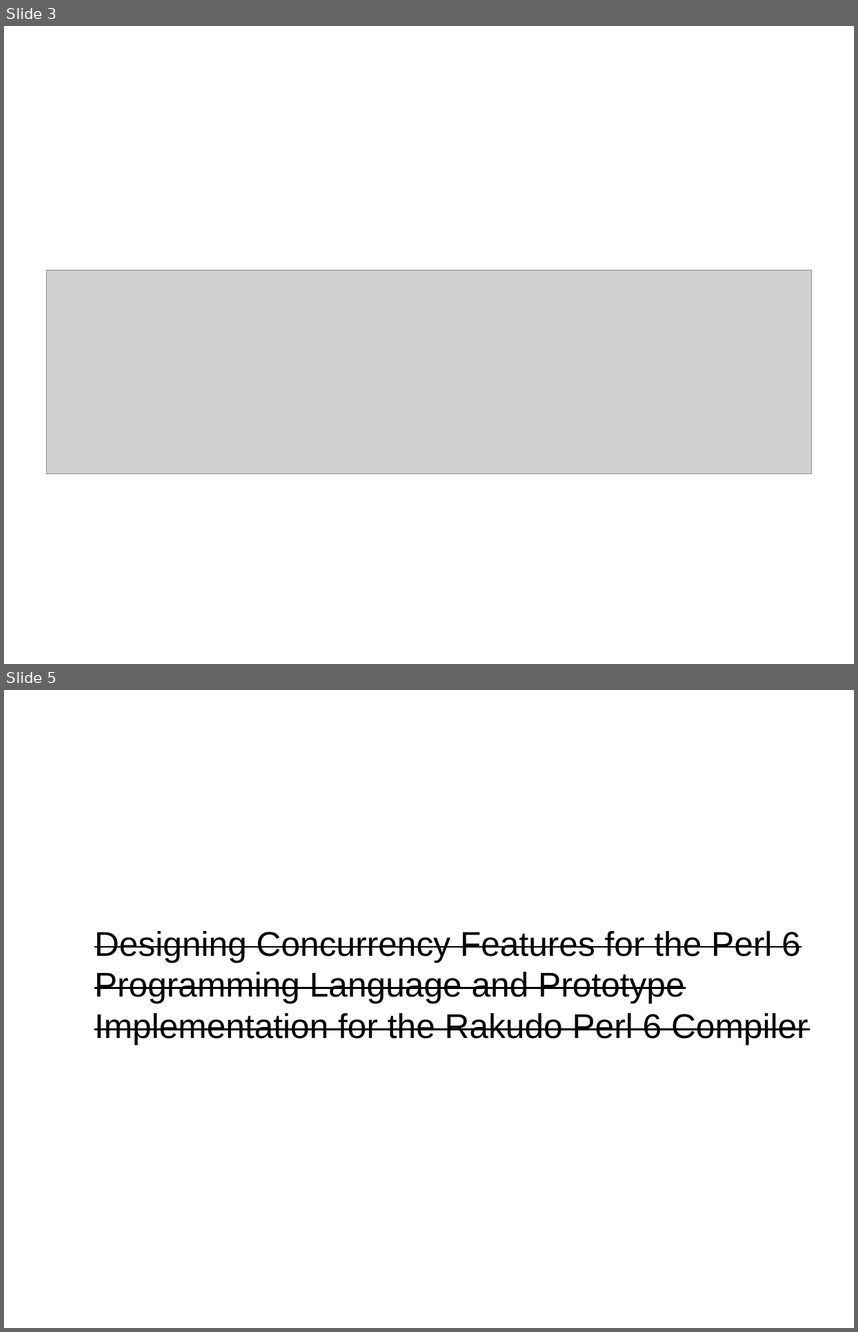
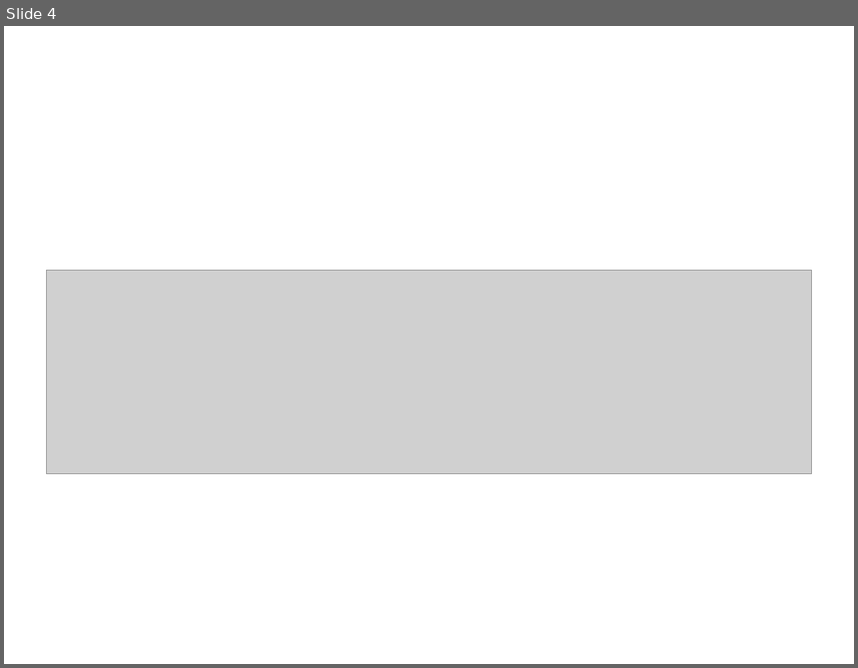
Before and after one commit to niner/HybridThreads, a slide deck: Präsentation.odp. Shown one above the other, each under a label of ours: slides 3 and 5 before the commit, slide 4 after it; the slides between them are not shown. The pictures are 858x1332 and 858x668 pixels, drawn with LibreOffice and Linux fonts; fonts in the diff are those of the drawing; grey boxes stand for pictures. Boxes give left, top, right and bottom in pixels: in the first picture for what was removed or moved away, otherwise in the second. Text is boxed around its words. In the diff, an @@ line names an element or a change of style, - is before the commit and + after.

```diff
--- a/Präsentation.odp
+++ b/Präsentation.odp
@@ slide 5 removed at (4, 690, 854, 1328), background #FFFFFF @@
@@ text removed at (94, 931, 809, 1044) @@
-Designing Concurrency Features for the Perl 6 Programming Language and Prototype Implementation for the Rakudo Perl 6 Compiler
@@ what was slide 3 is now slide 4 @@
```
Also in this commit, not shown: 7 slides added, 1 other slide removed, 2 other files.
